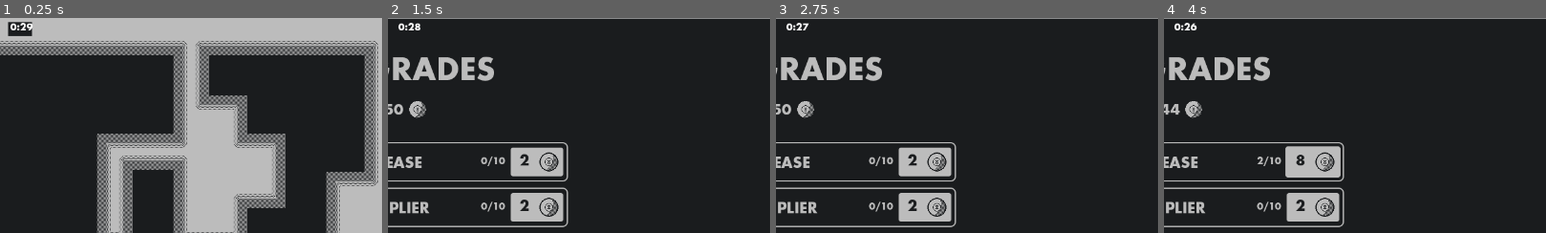
Above: before the commit, frames 1-4 (left to right).
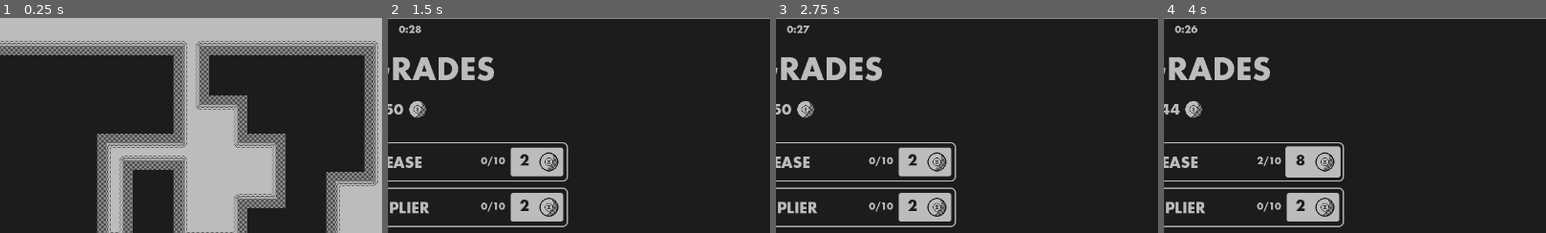
Above: after the commit, the same moments.

Repository: ParryTotato/1BitJam2025
Game: Godot game, scene res://Scenes/Main/main.tscn
The game is run twice, just before and just after one commit, with the same random seed, the same clock (stepped at 60 frames per second) and the same inputs.
Inputs (mouse positions are % of the whole screen's width and height, from its top left):
- Up to frame 1 (0.25 s): no input
- Up to frame 2 (1.5 s): tap Enter (ui_accept) at 0.5, 0.77 s; hold Right (ui_right) 0.53-1.25 s; click (61, 90) at 1.25 s
- Up to frame 3 (2.75 s): click (61, 90) at 2 s
- Up to frame 4 (4 s): click "2" at 2.75 s; click "4" at 3.5 s
The pictures show only the part of the screen within x 47-97%, y 0-50%; the shares and areas given below are measured in that part.

The runs differ from the first frame. In frame 1, 0.4% of the frame differs, in the area x 2-9%, y 1-9%; in frame 2, 0.2%; in frame 3, 0.2%; in frame 4, 0.2%.

Commit message:
removed extra coins folder

Diff:
--- a/Scenes/Coin/coin.gd
+++ b/Scenes/Coin/coin.gd
@@ -1,13 +1,9 @@
 class_name Coin
 extends Area2D
 
-#TODO: Alter via upgrades
-#@export var coin_value := 1
-
-#var is_collected := false
+var is_collected := false
 
 func _ready():
-	#body_entered.connect(_on_body_entered)
 	body_entered.connect(collect)
 
 
@@ -28,4 +24,12 @@
 	#$Collision.set_deferred("disabled", true)
 
 	Messenger.coin_collected.emit()
+	$Sprite.visible = false
+	$Collision.set_deferred("disabled", true)
 	queue_free()
+
+func re_enable_coin():
+	# Need to decide if the coin value should be removed or if the coin should be re-enabled at all?
+	is_collected = false
+	$Sprite.visible = true
+	$Collision.set_deferred("disabled", false)
--- a/Scenes/Coins/coin.gd
+++ /dev/null
@@ -1,32 +0,0 @@
-extends Area2D
-
-#TODO: Alter via upgrades
-@export var coin_value := 1
-
-var is_collected := false
-
-func _ready():
-	body_entered.connect(_on_body_entered)
-
-func _on_body_entered(body: Node2D):
-	if is_collected:
-		return
-
-	if body.is_in_group("player") or body.is_in_group("box"):
-		collect()
-
-func collect():
-	is_collected = true
-	# Maybe sound for picking up coin?
-	GlobalGame.add_coins(coin_value)
-
-	$Sprite.visible = false
-	$Collision.set_deferred("disabled", true)
-
-	#queue_free()
-
-func re_enable_coin():
-	# Need to decide if the coin value should be removed or if the coin should be re-enabled at all?
-	is_collected = false
-	$Sprite.visible = true
-	$Collision.set_deferred("disabled", false)
--- a/Scenes/Main/main.tscn
+++ b/Scenes/Main/main.tscn
@@ -1,12 +1,14 @@
-[gd_scene load_steps=10 format=4 uid="uid://bh8cpqp8e8p50"]
+[gd_scene load_steps=12 format=4 uid="uid://bh8cpqp8e8p50"]
 
 [ext_resource type="Script" uid="uid://dikh1o0j2gd5r" path="res://Scenes/Main/main.gd" id="1_xlvfx"]
 [ext_resource type="Texture2D" uid="uid://igcvfq056q7l" path="res://Assets/spr_walls.png" id="2_y3v7k"]
 [ext_resource type="Script" uid="uid://bi60grvgkf1q3" path="res://Scenes/timer.gd" id="3_hryqi"]
 [ext_resource type="PackedScene" uid="uid://bnva6bahaqsv3" path="res://Scenes/Coin/coin.tscn" id="4_imbg2"]
 [ext_resource type="PackedScene" uid="uid://b80me8jbqhh2t" path="res://Scenes/Player/player.tscn" id="5_hfg1r"]
-[ext_resource type="PackedScene" path="res://Scenes/Box/box.tscn" id="6_4e4y2"]
+[ext_resource type="Script" uid="uid://w50gfha4r5yj" path="res://Scenes/Level/level.gd" id="5_y3v7k"]
+[ext_resource type="PackedScene" uid="uid://cjucuym23y50g" path="res://Scenes/Box/box.tscn" id="6_4e4y2"]
 [ext_resource type="PackedScene" uid="uid://ckphg4em2upsh" path="res://Scenes/UpgradeShop/upgrade_shop.tscn" id="7_6t3k2"]
+[ext_resource type="FontFile" uid="uid://ba7dpcyndctpw" path="res://Assets/FuturaND-Bold.otf" id="8_hryqi"]
 
 [sub_resource type="TileSetAtlasSource" id="TileSetAtlasSource_h1bgf"]
 texture = ExtResource("2_y3v7k")
@@ -413,10 +415,41 @@
 tile_map_data = PackedByteArray("AAABAAAAAQABAAAAAAACAAAAAQABAAAAAAADAAAAAQABAAAAAAAEAAAAAQABAAAAAAAFAAAAAQABAAAAAAAGAA …(1376 unchanged characters)…
 tile_set = SubResource("TileSet_b3802")
 
+[node name="Level" type="Node2D" parent="."]
+script = ExtResource("5_y3v7k")
+
+[node name="Coin" parent="Level" instance=ExtResource("4_imbg2")]
+position = Vector2(416, 288)
+
+[node name="Coin2" parent="Level" instance=ExtResource("4_imbg2")]
+position = Vector2(352, 288)
+
+[node name="Player" parent="Level" instance=ExtResource("5_hfg1r")]
+position = Vector2(96, 96)
+
+[node name="Box" parent="Level" groups=["box"] instance=ExtResource("6_4e4y2")]
+position = Vector2(160, 160)
+
 [node name="Timer" type="CanvasLayer" parent="."]
 script = ExtResource("3_hryqi")
 
+[node name="Label" type="Label" parent="Timer"]
+anchors_preset = 5
+anchor_left = 0.5
+anchor_right = 0.5
+offset_left = -19.0
+offset_top = 11.0
+offset_right = 21.0
+offset_bottom = 34.0
+grow_horizontal = 2
+theme_override_colors/font_color = Color(0.737255, 0.737255, 0.737255, 1)
+theme_override_colors/font_outline_color = Color(0.101961, 0.109804, 0.117647, 1)
+theme_override_fonts/font = ExtResource("8_hryqi")
+text = "0:30"
+horizontal_alignment = 1
+
 [node name="ColorRect" type="ColorRect" parent="Timer"]
+visible = false
 anchors_preset = 5
 anchor_left = 0.5
 anchor_right = 0.5
@@ -426,30 +459,6 @@
 offset_bottom = 30.0
 grow_horizontal = 2
 color = Color(0.101961, 0.109804, 0.117647, 1)
-
-[node name="Label" type="Label" parent="Timer"]
-anchors_preset = 5
-anchor_left = 0.5
-anchor_right = 0.5
-offset_left = -20.0
-offset_top = 7.0
-offset_right = 20.0
-offset_bottom = 30.0
-grow_horizontal = 2
-text = "0:30"
-horizontal_alignment = 1
-
-[node name="Coin" parent="." instance=ExtResource("4_imbg2")]
-position = Vector2(416, 288)
-
-[node name="Coin2" parent="." instance=ExtResource("4_imbg2")]
-position = Vector2(352, 288)
-
-[node name="Player" parent="." instance=ExtResource("5_hfg1r")]
-position = Vector2(96, 96)
-
-[node name="Box" parent="." groups=["box"] instance=ExtResource("6_4e4y2")]
-position = Vector2(160, 160)
 
 [node name="UI" type="Control" parent="."]
 layout_mode = 3
--- a/project.godot
+++ b/project.godot
@@ -23,10 +23,6 @@
 
 gdscript/warnings/unused_signal=0
 
-[debug]
-
-gdscript/warnings/unused_signal=0
-
 [display]
 
 window/size/viewport_width=1280
@@ -42,6 +38,14 @@
 
 theme/custom_font="uid://ba7dpcyndctpw"
 
+[input]
+
+reset={
+"deadzone": 0.2,
+"events": [Object(InputEventKey,"resource_local_to_scene":false,"resource_name":"","device":-1,"window_id":0,"alt_pressed":false,"shift_pressed":false,"ctrl_pressed":false,"meta_pressed":false,"pressed":false,"keycode":0,"physical_keycode":90,"key_label":0,"unicode":122,"location":0,"echo":false,"script":null)
+]
+}
+
 [rendering]
 
 textures/canvas_textures/default_texture_filter=0
Not shown, added: Scenes/main.gd.uid
